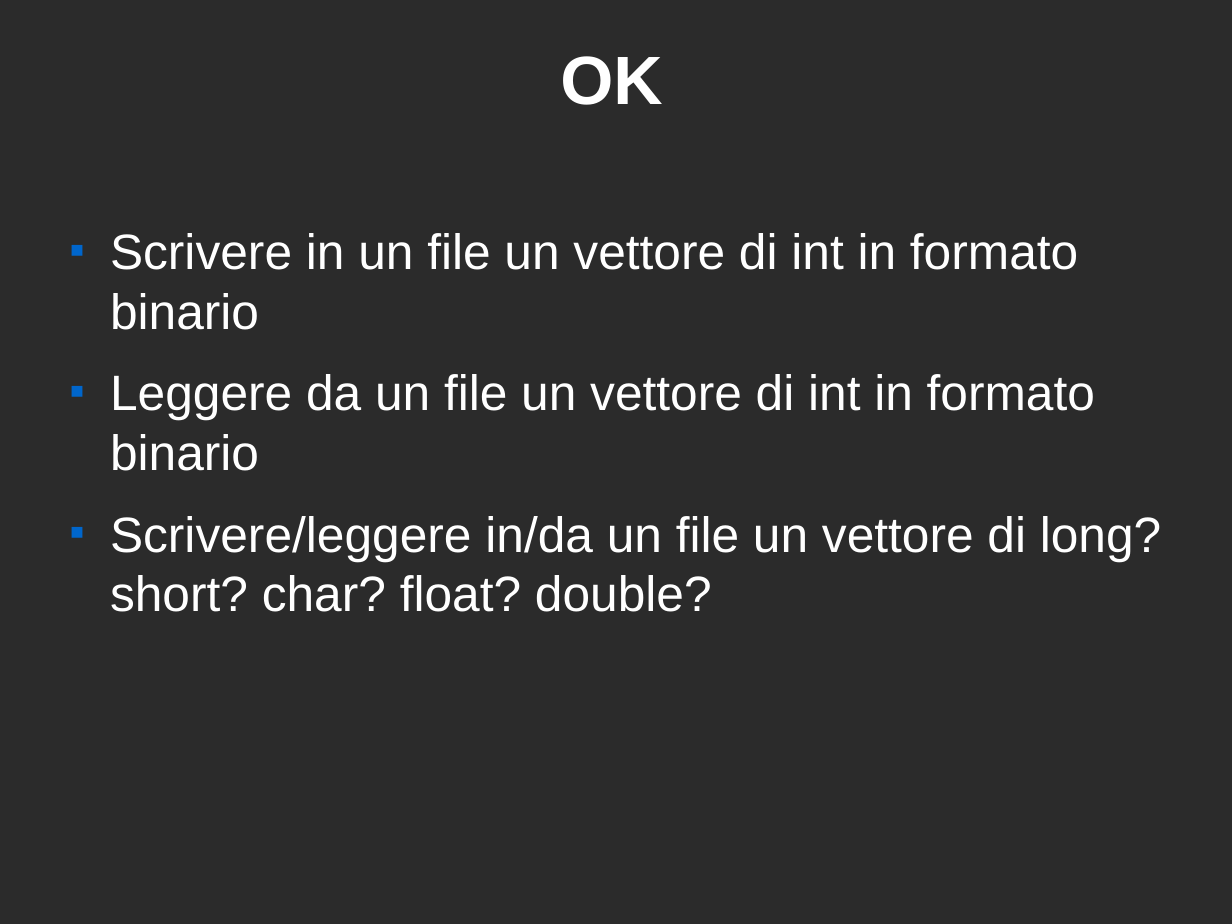
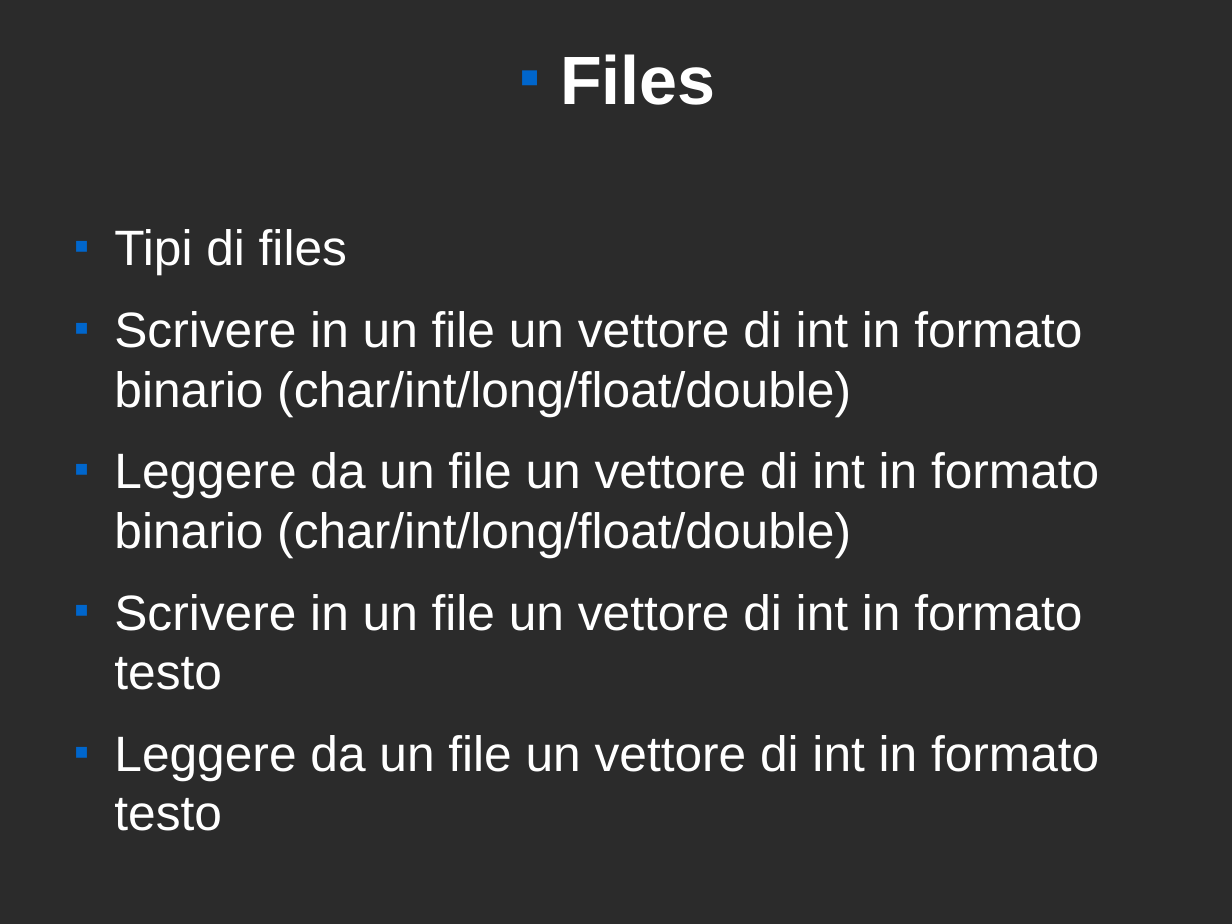
Before and after one commit to marcotessarotto/exOpSys, a slide deck: slide 7 of docs/argomenti.odp (slide 2 before the commit). Drawn at 1232x924 pixels with LibreOffice and Linux fonts; fonts in the diff are those of the drawing; background and template pictures are left out; a plain dark background stands for a picture behind light text. Boxes give left, top, right and bottom in pixels: in the first picture for what was removed or moved away, otherwise in the second. Text is boxed around its words. In the diff, an @@ line names an element or a change of style, - is before the commit and + after.

Commit message:
update

```diff
--- a/docs/argomenti.odp
+++ b/docs/argomenti.odp
@@ title at (560,54,715,105): text changed @@
-OK
+■ Files
@@ text at (114,229,1099,831): text changed @@
-■ Scrivere in un file un vettore di int in formato binario
-■ Leggere da un file un vettore di int in formato binario
-■ Scrivere/leggere in/da un file un vettore di long? short? char? float? double?
+■ Tipi di files
+■ Scrivere in un file un vettore di int in formato binario (char/int/long/float/double)
+■ Leggere da un file un vettore di int in formato binario (char/int/long/float/double)
+■ Scrivere in un file un vettore di int in formato testo
+■ Leggere da un file un vettore di int in formato testo
```
Also in this commit, not shown: 7 slides added, 2 slides removed.
